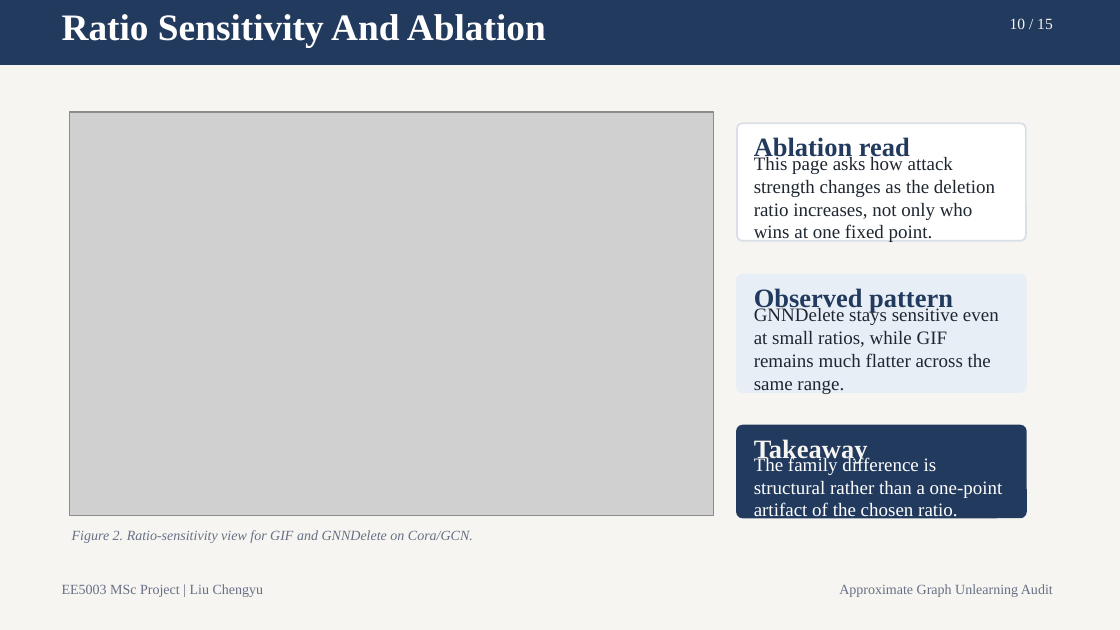
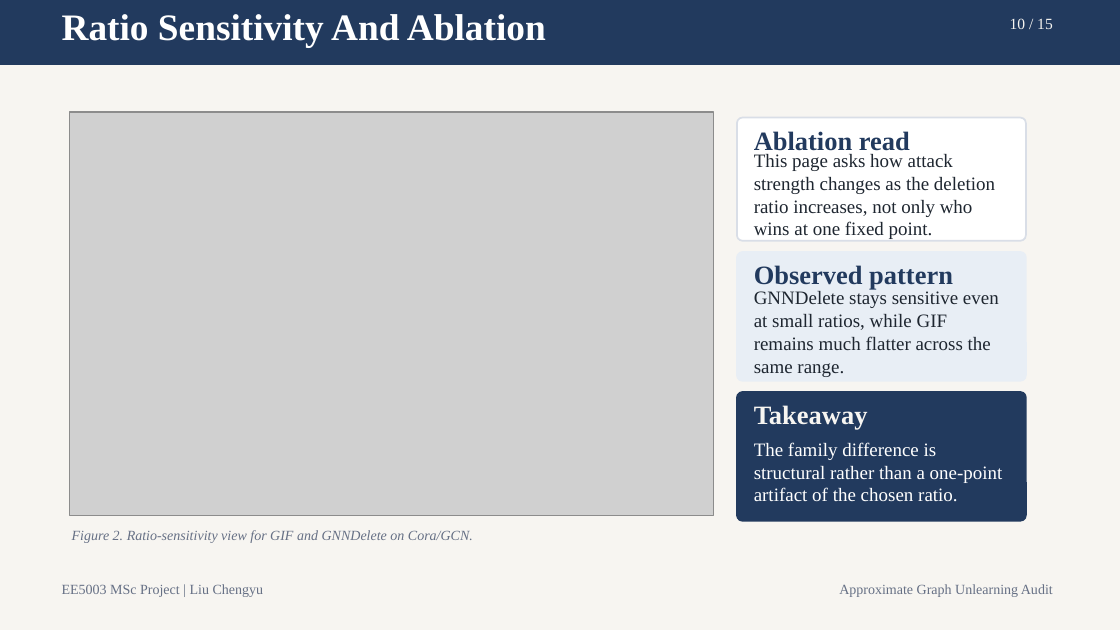
Before and after one commit to lelelelelelelelelelelelele/OpenGU, a slide deck: slide 10 of GULib-master/report/0417_5003report/ppt/out-export-check/final_15min_defense.pptx. Drawn at 1120x630 pixels with LibreOffice and Linux fonts; fonts in the diff are those of the drawing; grey boxes stand for pictures. Boxes give left, top, right and bottom in pixels: in the first picture for what was removed or moved away, otherwise in the second. Text is boxed around its words. In the diff, an @@ line names an element or a change of style, - is before the commit and + after.

```diff
--- a/GULib-master/report/0417_5003report/ppt/out-export-check/final_15min_defense.pptx
+++ b/GULib-master/report/0417_5003report/ppt/out-export-check/final_15min_defense.pptx
@@ rounded rectangle: place and size @@
-rounded rectangle at (737, 123, 1026, 241)
+rounded rectangle at (737, 118, 1026, 241)
@@ text "Ablation read": place and size @@
-text "Ablation read" at (754, 137, 910, 162)
+text "Ablation read" at (754, 131, 910, 156)
@@ rounded rectangle: place and size @@
-rounded rectangle at (737, 274, 1026, 392)
+rounded rectangle at (737, 252, 1026, 381)
@@ text "Observed pattern": place and size @@
-text "Observed pattern" at (754, 288, 953, 313)
+text "Observed pattern" at (754, 265, 953, 290)
@@ text "GNNDelete stays sensitive even at ...": place and size @@
-text "GNNDelete stays sensitive even at ..." at (754, 307, 999, 394)
+text "GNNDelete stays sensitive even at ..." at (754, 291, 999, 377)
@@ proportions changed in 3 elements at (737, 118, 1026, 241), (737, 252, 1026, 381), (737, 392, 1026, 521) @@
@@ rounded rectangle: place and size @@
-rounded rectangle at (737, 426, 1026, 517)
+rounded rectangle at (737, 392, 1026, 521)
@@ text "Takeaway": place and size @@
-text "Takeaway" at (754, 439, 868, 464)
+text "Takeaway" at (754, 405, 868, 430)
@@ text "The family difference is structural ..." rewrapped from (754, 457, 1003, 521) to (754, 442, 1003, 501) @@
```
Also in this commit, not shown: 4 other slides changed, 8 other files.
